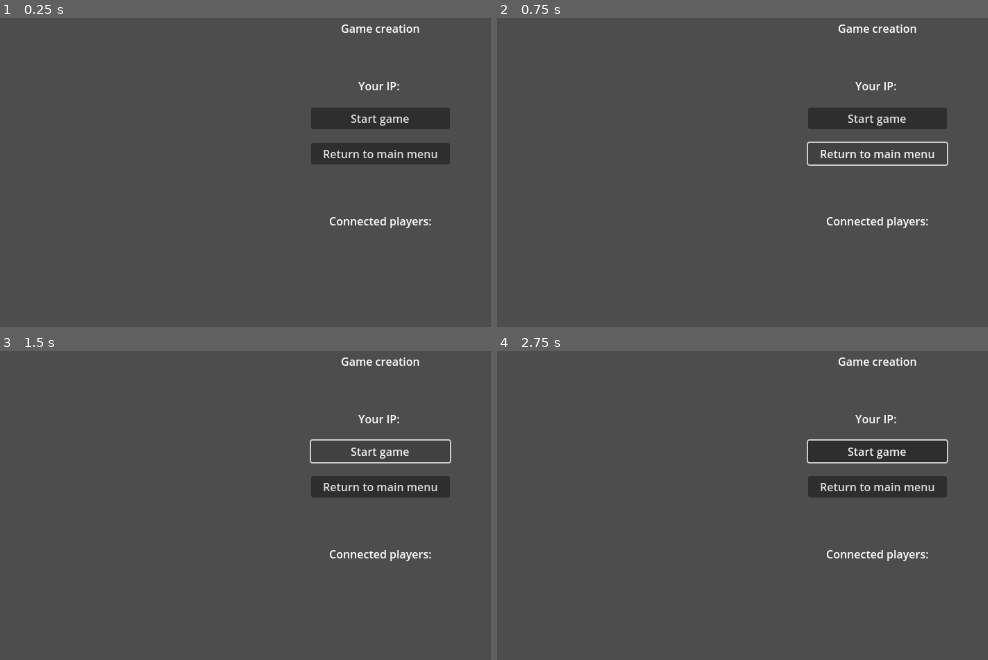
Above: before the commit, frames 1-4 (two rows, left to right).
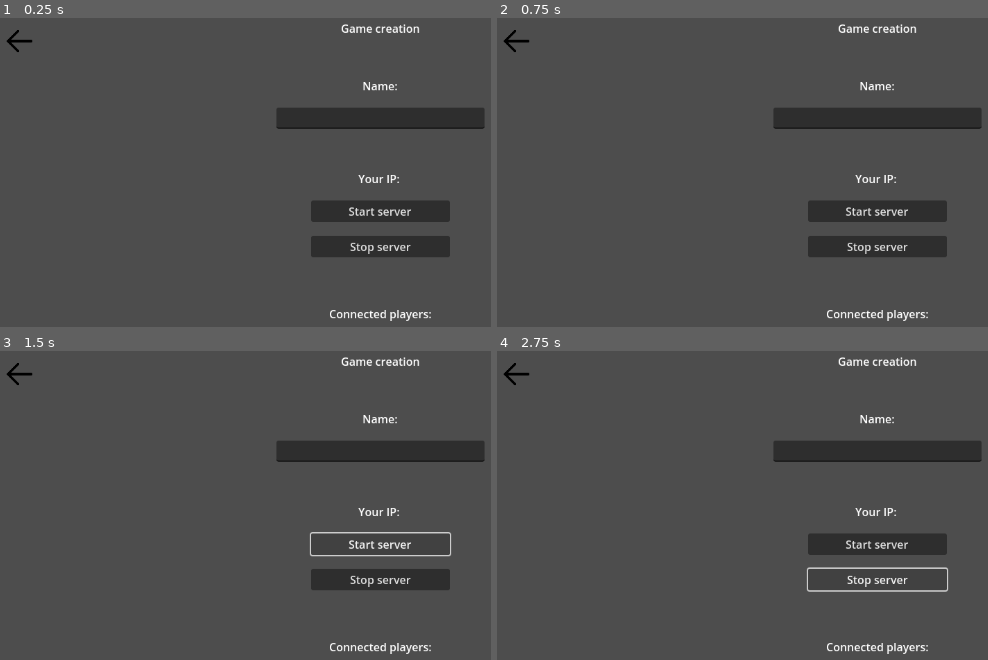
Above: after the commit, the same moments.

Repository: Guashasha/shallow-pond-adventure
Game: Godot game, scene res://ui/lobby.tscn
Two runs of this game, one before a commit and one after it. Both use one fixed random seed, a clock stepped at 60 frames per second and the inputs below. After the commit the project has no main scene; this scene is started directly in both runs.
Inputs (mouse positions are in pixels of both pictures, inside the frame that each line leads up to):
- Up to frame 1 (0.25 s): no input
- Up to frame 2 (0.75 s): click (875, 153) at 0.5 s, where only the run before the commit has a clickable "Return to main menu"
- Up to frame 3 (1.5 s): click "Start game" (after the commit: "Start server") at 1.25 s
- Up to frame 4 (2.75 s): click (875, 579) at 2 s, where only the run after the commit has a clickable "Stop server"

The runs differ from the first frame. In frame 1, 7.4% of the frame differs, in the area x 1-99%, y 3-99%; in frame 2, 6.3%; in frame 3, 6.8%; in frame 4, 6.5%.

Commit message:
first start server version

Diff:
--- a/shallow-pond-adventure/project.godot
+++ b/shallow-pond-adventure/project.godot
@@ -15,6 +15,19 @@
 config/features=PackedStringArray("4.2", "Mobile")
 config/icon="res://resources/icons/icon.svg"
 
+[autoload]
+
+Logger="*res://utilities/logger.gd"
+
+[debug]
+
+file_logging/enable_file_logging=true
+
+[display]
+
+window/size/mode=2
+window/size/borderless=true
+
 [rendering]
 
 renderer/rendering_method="mobile"
--- /dev/null
+++ b/shallow-pond-adventure/resources/icons/back.svg
@@ -0,0 +1,2 @@
+<?xml version="1.0" encoding="utf-8"?><!-- Uploaded to: SVG Repo, www.svgrepo.com, Generator: SVG Repo Mixer Tools -->
+<svg width="800px" height="800px" viewBox="0 0 1024 1024" xmlns="http://www.w3.org/2000/svg"><path fill="#000000" d="M224 480h640a32 32 0 1 1 0 64H224a32 32 0 0 1 0-64z"/><path fill="#000000" d="m237.248 512 265.408 265.344a32 32 0 0 1-45.312 45.312l-288-288a32 32 0 0 1 0-45.312l288-288a32 32 0 1 1 45.312 45.312L237.248 512z"/></svg>
--- a/shallow-pond-adventure/ui/lobby.gd
+++ b/shallow-pond-adventure/ui/lobby.gd
@@ -6,7 +6,7 @@
 var ip = "127.0.0.1"
 
 var peer
-var connected_players = {}
+var connected_players: Dictionary = {}
 
 func _ready():
     multiplayer.peer_connected.connect(connect_peer)
@@ -15,10 +15,14 @@
     multiplayer.connection_failed.connect(handle_failed_connection)
 
 func connect_peer(id):
-    pass
+    if !connected_players.has(id):
+        #connected_players[id] =
+        Logger.info("peer with id " + id + " connected.")
 
 func disconnect_peer(id):
-    pass
+    if connected_players.has(id):
+        connected_players.erase(id)
+        Logger.info("peer with id " + id + " disconnected.")
 
 func connect_to_server():
     pass
@@ -29,11 +33,11 @@
 func _on_create_game_button_pressed():
     peer = ENetMultiplayerPeer.new()
 
-    var err = peer.create_server(port, MAX_PLAYERS)
+    var err: int = peer.create_server(port, MAX_PLAYERS)
     if err != OK:
-        # loggear error
-        print("error al crear server: ", err)
+        Logger.error("Error occurred while creating a server: ", err)
         return
 
     peer.get_host().compress(ENetConnection.COMPRESS_RANGE_CODER)
     multiplayer.set_multiplayer_peer(peer)
+    Logger.info("Server created successfully")
--- a/shallow-pond-adventure/ui/lobby.tscn
+++ b/shallow-pond-adventure/ui/lobby.tscn
@@ -1,6 +1,7 @@
-[gd_scene load_steps=4 format=3 uid="uid://b6vrhnvd3ivx0"]
+[gd_scene load_steps=5 format=3 uid="uid://b6vrhnvd3ivx0"]
 
 [ext_resource type="Script" path="res://ui/lobby.gd" id="1_tpvck"]
+[ext_resource type="Texture2D" uid="uid://dqqkwalgykmdn" path="res://resources/icons/back.svg" id="2_xdjut"]
 
 [sub_resource type="StyleBoxEmpty" id="StyleBoxEmpty_b02h3"]
 
@@ -27,54 +28,88 @@
 theme_override_constants/margin_right = 25
 theme_override_constants/margin_bottom = 25
 
-[node name="VBoxContainer" type="VBoxContainer" parent="MarginContainer"]
+[node name="HBoxContainer" type="HBoxContainer" parent="MarginContainer"]
 layout_mode = 2
+
+[node name="QuitButton" type="Button" parent="MarginContainer/HBoxContainer"]
+custom_minimum_size = Vector2(60, 60)
+layout_mode = 2
+size_flags_horizontal = 8
+size_flags_vertical = 0
+tooltip_text = "Quit game or logout"
+theme_type_variation = &"FlatButton"
+icon = ExtResource("2_xdjut")
+icon_alignment = 1
+expand_icon = true
+
+[node name="VBoxContainer" type="VBoxContainer" parent="MarginContainer/HBoxContainer"]
+layout_mode = 2
+size_flags_horizontal = 3
 theme_override_constants/separation = 20
 
-[node name="Title" type="Label" parent="MarginContainer/VBoxContainer"]
+[node name="Title" type="Label" parent="MarginContainer/HBoxContainer/VBoxContainer"]
 layout_mode = 2
 text = "Game creation"
 horizontal_alignment = 1
 
-[node name="HSeparator" type="HSeparator" parent="MarginContainer/VBoxContainer"]
+[node name="HSeparator" type="HSeparator" parent="MarginContainer/HBoxContainer/VBoxContainer"]
 modulate = Color(1, 1, 1, 0)
 layout_mode = 2
 theme_override_constants/separation = 20
 
-[node name="IPLabel" type="Label" parent="MarginContainer/VBoxContainer"]
+[node name="NameLabel" type="Label" parent="MarginContainer/HBoxContainer/VBoxContainer"]
+layout_mode = 2
+text = "Name:"
+horizontal_alignment = 1
+
+[node name="NameTexteBox" type="LineEdit" parent="MarginContainer/HBoxContainer/VBoxContainer"]
+custom_minimum_size = Vector2(300, 0)
+layout_mode = 2
+size_flags_horizontal = 4
+
+[node name="HSeparator3" type="HSeparator" parent="MarginContainer/HBoxContainer/VBoxContainer"]
+modulate = Color(1, 1, 1, 0)
+layout_mode = 2
+theme_override_constants/separation = 20
+
+[node name="IPLabel" type="Label" parent="MarginContainer/HBoxContainer/VBoxContainer"]
 layout_mode = 2
 text = "Your IP: "
 horizontal_alignment = 1
 
-[node name="CreateGameButton" type="Button" parent="MarginContainer/VBoxContainer"]
+[node name="StartServerButton" type="Button" parent="MarginContainer/HBoxContainer/VBoxContainer"]
 custom_minimum_size = Vector2(200, 0)
 layout_mode = 2
 size_flags_horizontal = 4
-text = "Start game"
+text = "Start server"
 
-[node name="ExitButton" type="Button" parent="MarginContainer/VBoxContainer"]
+[node name="StopServerButton" type="Button" parent="MarginContainer/HBoxContainer/VBoxContainer"]
 custom_minimum_size = Vector2(200, 0)
 layout_mode = 2
 size_flags_horizontal = 4
-text = "Return to main menu"
+text = "Stop server"
 
-[node name="HSeparator2" type="HSeparator" parent="MarginContainer/VBoxContainer"]
+[node name="HSeparator2" type="HSeparator" parent="MarginContainer/HBoxContainer/VBoxContainer"]
 layout_mode = 2
 theme_override_constants/separation = 30
 theme_override_styles/separator = SubResource("StyleBoxEmpty_b02h3")
 
-[node name="ConnectedPlayersContainer" type="VBoxContainer" parent="MarginContainer/VBoxContainer"]
+[node name="ConnectedPlayersContainer" type="VBoxContainer" parent="MarginContainer/HBoxContainer/VBoxContainer"]
 layout_mode = 2
 theme_override_constants/separation = 10
 
-[node name="ConnectedPlayersTitle" type="Label" parent="MarginContainer/VBoxContainer/ConnectedPlayersContainer"]
+[node name="ConnectedPlayersTitle" type="Label" parent="MarginContainer/HBoxContainer/VBoxContainer/ConnectedPlayersContainer"]
 layout_mode = 2
 text = "Connected players:"
 horizontal_alignment = 1
 
-[node name="HSeparator" type="HSeparator" parent="MarginContainer/VBoxContainer/ConnectedPlayersContainer"]
+[node name="HSeparator" type="HSeparator" parent="MarginContainer/HBoxContainer/VBoxContainer/ConnectedPlayersContainer"]
 layout_mode = 2
 theme_override_constants/separation = 15
 theme_override_styles/separator = SubResource("StyleBoxEmpty_0yinp")
 
-[connection signal="pressed" from="MarginContainer/VBoxContainer/CreateGameButton" to="." method="_on_create_game_button_pressed"]
+[node name="Container" type="Container" parent="MarginContainer/HBoxContainer"]
+custom_minimum_size = Vector2(60, 0)
+layout_mode = 2
+
+[connection signal="pressed" from="MarginContainer/HBoxContainer/VBoxContainer/StartServerButton" to="." method="_on_create_game_button_pressed"]
--- a/shallow-pond-adventure/ui/login.gd
+++ /dev/null
@@ -1,5 +0,0 @@
-extends Control
-
-
-func _on_login_button_pressed():
-	pass # Replace with function body.
--- a/shallow-pond-adventure/ui/login.tscn
+++ /dev/null
@@ -1,73 +0,0 @@
-[gd_scene load_steps=2 format=3 uid="uid://m5ub8qvdk4km"]
-
-[ext_resource type="Script" path="res://ui/login.gd" id="1_wwkom"]
-
-[node name="Login" type="Control"]
-layout_mode = 3
-anchors_preset = 15
-anchor_right = 1.0
-anchor_bottom = 1.0
-grow_horizontal = 2
-grow_vertical = 2
-script = ExtResource("1_wwkom")
-
-[node name="MarginContainer" type="MarginContainer" parent="."]
-layout_mode = 1
-anchors_preset = -1
-anchor_left = 0.3
-anchor_right = 0.7
-anchor_bottom = 1.0
-grow_horizontal = 2
-grow_vertical = 2
-theme_override_constants/margin_left = 50
-theme_override_constants/margin_top = 80
-theme_override_constants/margin_right = 50
-theme_override_constants/margin_bottom = 25
-
-[node name="VBoxContainer" type="VBoxContainer" parent="MarginContainer"]
-layout_mode = 2
-size_flags_horizontal = 3
-
-[node name="Title" type="Label" parent="MarginContainer/VBoxContainer"]
-layout_mode = 2
-theme_override_font_sizes/font_size = 35
-text = "Login to account"
-horizontal_alignment = 1
-
-[node name="MarginContainer" type="MarginContainer" parent="MarginContainer/VBoxContainer"]
-layout_mode = 2
-theme_override_constants/margin_left = 40
-theme_override_constants/margin_top = 60
-theme_override_constants/margin_right = 40
-theme_override_constants/margin_bottom = 50
-
-[node name="VBoxContainer" type="VBoxContainer" parent="MarginContainer/VBoxContainer/MarginContainer"]
-layout_mode = 2
-
-[node name="UsernameTextBox" type="LineEdit" parent="MarginContainer/VBoxContainer/MarginContainer/VBoxContainer"]
-custom_minimum_size = Vector2(300, 0)
-layout_mode = 2
-placeholder_text = "Username"
-max_length = 50
-
-[node name="HSeparator3" type="HSeparator" parent="MarginContainer/VBoxContainer/MarginContainer/VBoxContainer"]
-modulate = Color(1, 1, 1, 0)
-layout_mode = 2
-theme_override_constants/separation = 25
-
-[node name="PasswordTextBox" type="LineEdit" parent="MarginContainer/VBoxContainer/MarginContainer/VBoxContainer"]
-custom_minimum_size = Vector2(300, 0)
-layout_mode = 2
-placeholder_text = "Password"
-max_length = 80
-secret = true
-
-[node name="LoginButton" type="Button" parent="MarginContainer/VBoxContainer"]
-custom_minimum_size = Vector2(150, 0)
-layout_mode = 2
-size_flags_horizontal = 4
-size_flags_vertical = 8
-theme_override_font_sizes/font_size = 22
-text = "Login"
-
-[connection signal="pressed" from="MarginContainer/VBoxContainer/LoginButton" to="." method="_on_login_button_pressed"]
--- a/shallow-pond-adventure/ui/main_menu.tscn
+++ b/shallow-pond-adventure/ui/main_menu.tscn
@@ -30,9 +30,16 @@
 layout_mode = 2
 size_flags_vertical = 0
 
-[node name="Container" type="Container" parent="MarginContainer/GridContainer"]
-custom_minimum_size = Vector2(60, 0)
+[node name="QuitButton" type="Button" parent="MarginContainer/GridContainer"]
+custom_minimum_size = Vector2(60, 60)
 layout_mode = 2
+size_flags_horizontal = 8
+size_flags_vertical = 0
+tooltip_text = "Quit game or logout"
+theme_type_variation = &"FlatButton"
+icon = ExtResource("2_diw6f")
+icon_alignment = 1
+expand_icon = true
 
 [node name="VBoxContainer" type="VBoxContainer" parent="MarginContainer/GridContainer"]
 custom_minimum_size = Vector2(350, 0)
@@ -74,15 +81,8 @@
 theme_override_font_sizes/font_size = 24
 text = "Join Game"
 
-[node name="QuitButton" type="Button" parent="MarginContainer/GridContainer"]
-custom_minimum_size = Vector2(60, 60)
+[node name="Container" type="Container" parent="MarginContainer/GridContainer"]
+custom_minimum_size = Vector2(60, 0)
 layout_mode = 2
-size_flags_horizontal = 8
-size_flags_vertical = 0
-tooltip_text = "Quit game or logout"
-theme_type_variation = &"FlatButton"
-icon = ExtResource("2_diw6f")
-icon_alignment = 1
-expand_icon = true
 
 [connection signal="pressed" from="MarginContainer/GridContainer/QuitButton" to="." method="_on_quit_button_pressed"]
--- /dev/null
+++ b/shallow-pond-adventure/utilities/logger.gd
@@ -0,0 +1,7 @@
+extends Node
+
+func info(message: String):
+    print("INFO - " + Time.get_datetime_string_from_system() + " - " + message)
+
+func error(message: String, err: int):
+    push_error("ERROR - " + Time.get_datetime_string_from_system() + " - " + message + ": " + error_string(err))
Not shown, added: shallow-pond-adventure/resources/icons/back.svg.import
